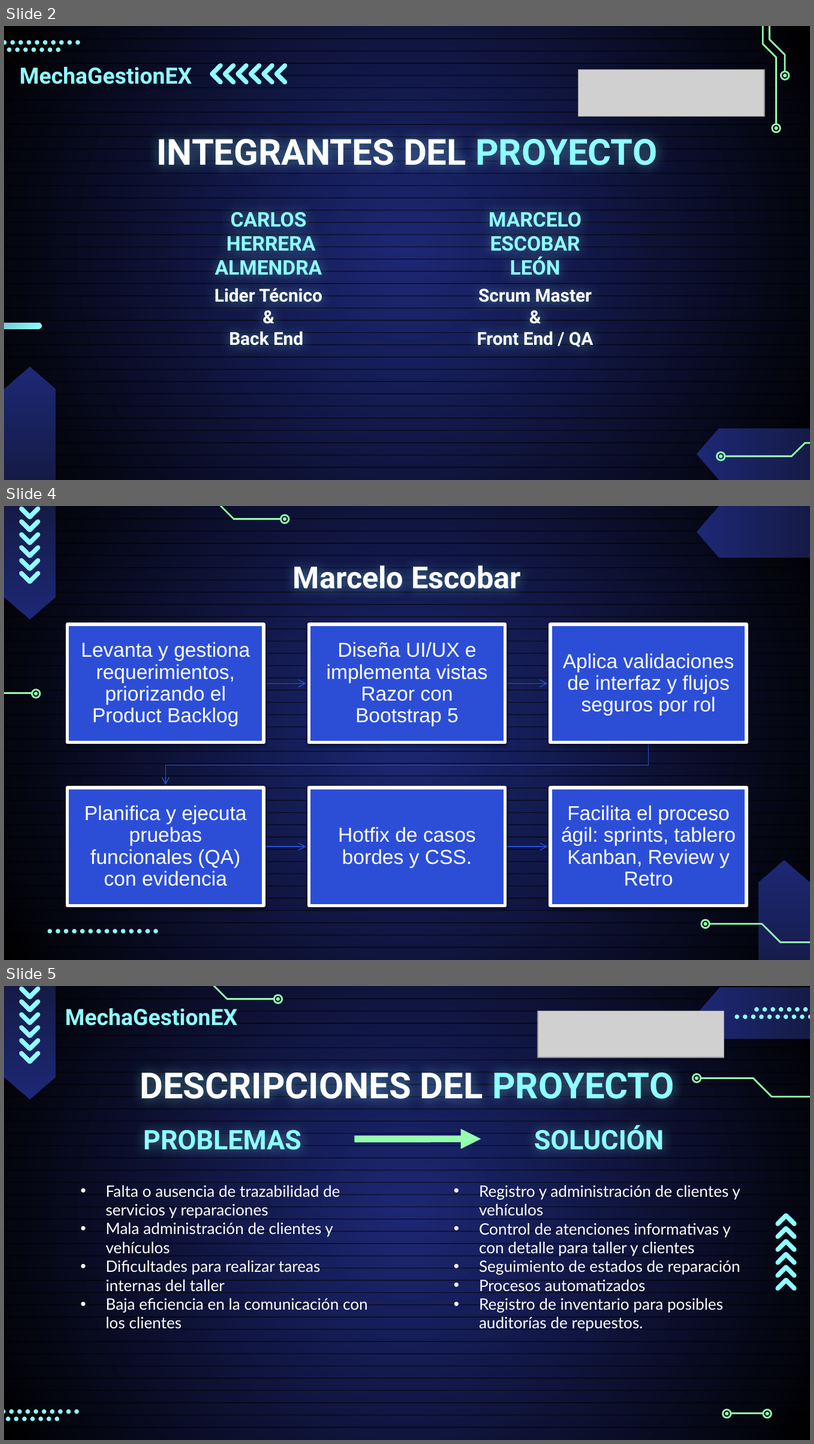
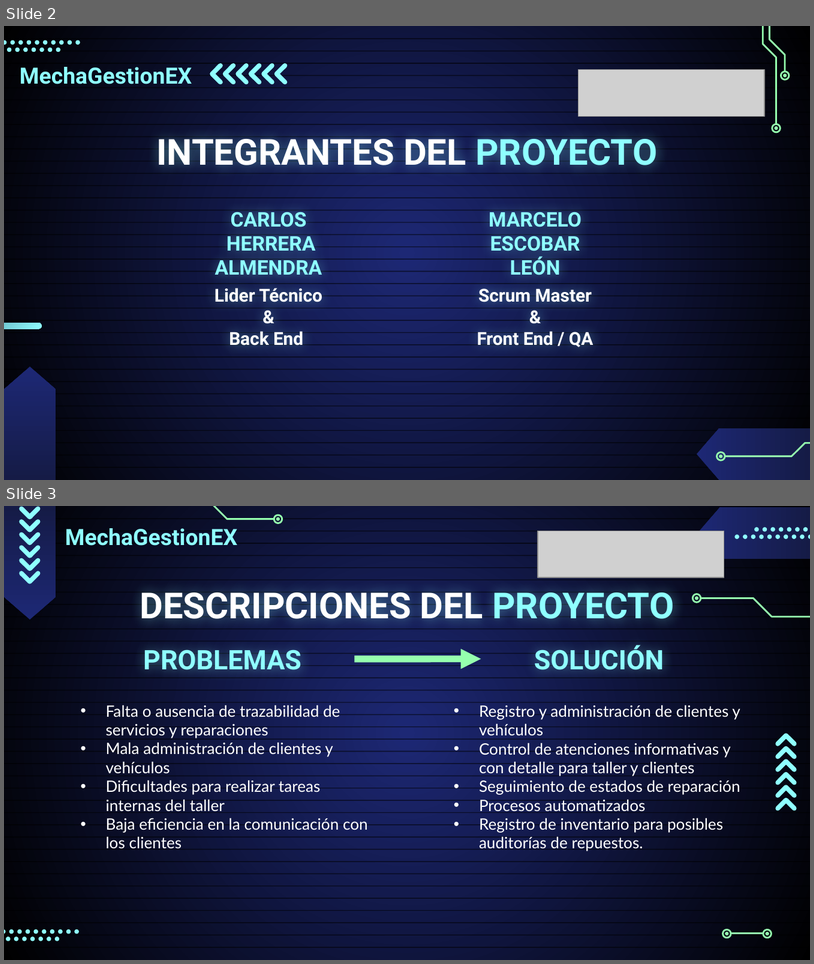
Before and after one commit to Sythrex/Capstone_grupo_4, a slide deck: Fase 3/Evidencias grupales/Presentacion Final del proyecto (Espanol).pptx. Shown one above the other, each under a label of ours: slides 2, 4 and 5 before the commit, slides 2 and 3 after it; the slides between them are not shown. The pictures are 814x1444 and 814x964 pixels, drawn with LibreOffice and Linux fonts; fonts in the diff are those of the drawing; grey boxes stand for pictures. Boxes give left, top, right and bottom in pixels: in the first picture for what was removed or moved away, otherwise in the second. Text is boxed around its words. In the diff, an @@ line names an element or a change of style, - is before the commit and + after.

```diff
--- a/Fase 3/Evidencias grupales/Presentacion Final del proyecto (Espanol).pptx
+++ b/Fase 3/Evidencias grupales/Presentacion Final del proyecto (Espanol).pptx
@@ slide 4 removed at bbox=[4, 506, 810, 960], background gradient #1D2875 to #000000; not listed: 43 template elements that a slide beside it also shows @@
@@ freeform shape removed at bbox=[163, 506, 281, 519] @@
@@ freeform shape removed at bbox=[281, 515, 288, 523] @@
@@ freeform shape removed at bbox=[283, 517, 287, 522] @@
@@ flow chart offpage connector removed at bbox=[696, 506, 810, 558] @@
@@ title removed at bbox=[293, 565, 521, 592] @@
-Marcelo Escobar
@@ freeform shape removed at bbox=[4, 693, 32, 693] @@
@@ freeform shape removed at bbox=[32, 689, 40, 698] @@
@@ freeform shape removed at bbox=[34, 691, 38, 696] @@
@@ group removed at bbox=[68, 625, 747, 905]: 6 rectangles, 6 texts, 5 freeform shapes @@
-Levanta y gestiona requerimientos, priorizando el Product Backlog
-Diseña UI/UX e implementa vistas Razor con Bootstrap 5
-Aplica validaciones de interfaz y flujos seguros por rol
-Planifica y ejecuta pruebas funcionales (QA) con evidencia
-Hotfix de casos bordes y CSS.
-Facilita el proceso ágil: sprints, tablero Kanban, Review y Retro
@@ flow chart offpage connector removed at bbox=[759, 860, 810, 960] @@
@@ freeform shape removed at bbox=[702, 919, 710, 928] @@
@@ group removed at bbox=[48, 928, 158, 933]: 14 ellipses @@
@@ freeform shape removed at bbox=[704, 921, 708, 925] @@
@@ freeform shape removed at bbox=[710, 924, 810, 942] @@
@@ what was slide 5 is now slide 3 @@
```
Also in this commit, not shown: 4 slides changed, 1 other slide removed.
